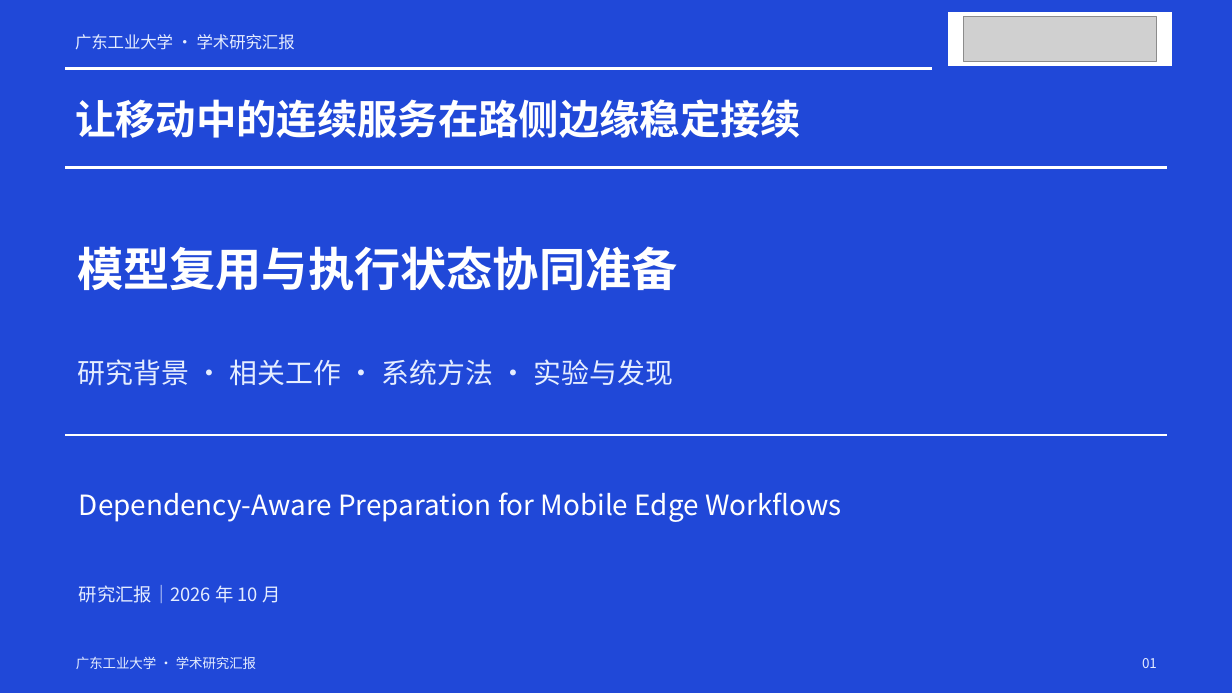
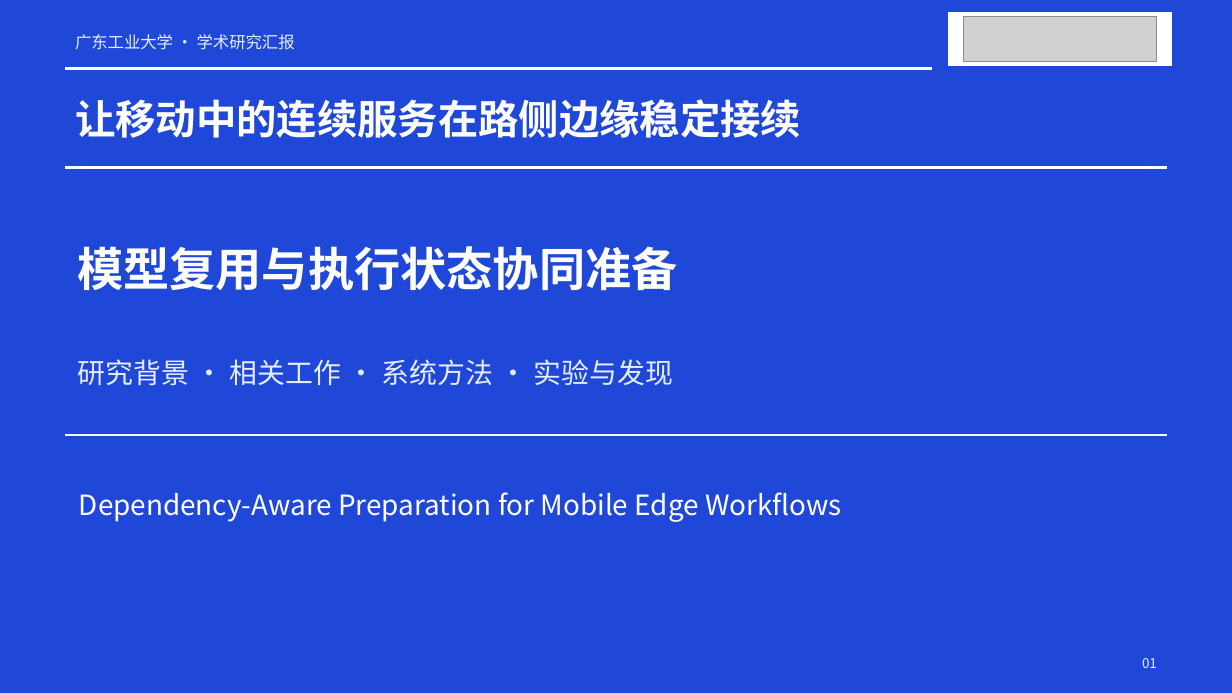
Before and after one commit to reminderxxx/PPO_MEC, a slide deck: slide 1 of outputs/mobile_edge_workflow_jury_report_20261011.pptx. Drawn at 1232x693 pixels with LibreOffice and Linux fonts; fonts in the diff are those of the drawing; grey boxes stand for pictures. Boxes give left, top, right and bottom in pixels: in the first picture for what was removed or moved away, otherwise in the second. Text is boxed around its words. In the diff, an @@ line names an element or a change of style, - is before the commit and + after.

```diff
--- a/outputs/mobile_edge_workflow_jury_report_20261011.pptx
+++ b/outputs/mobile_edge_workflow_jury_report_20261011.pptx
@@ text removed at [79,585,280,603] @@
-研究汇报｜2026 年 10 月
@@ text removed at [76,656,256,669] @@
-广东工业大学 · 学术研究汇报
```
Also in this commit, not shown: 22 other slides changed, 5 other files.
